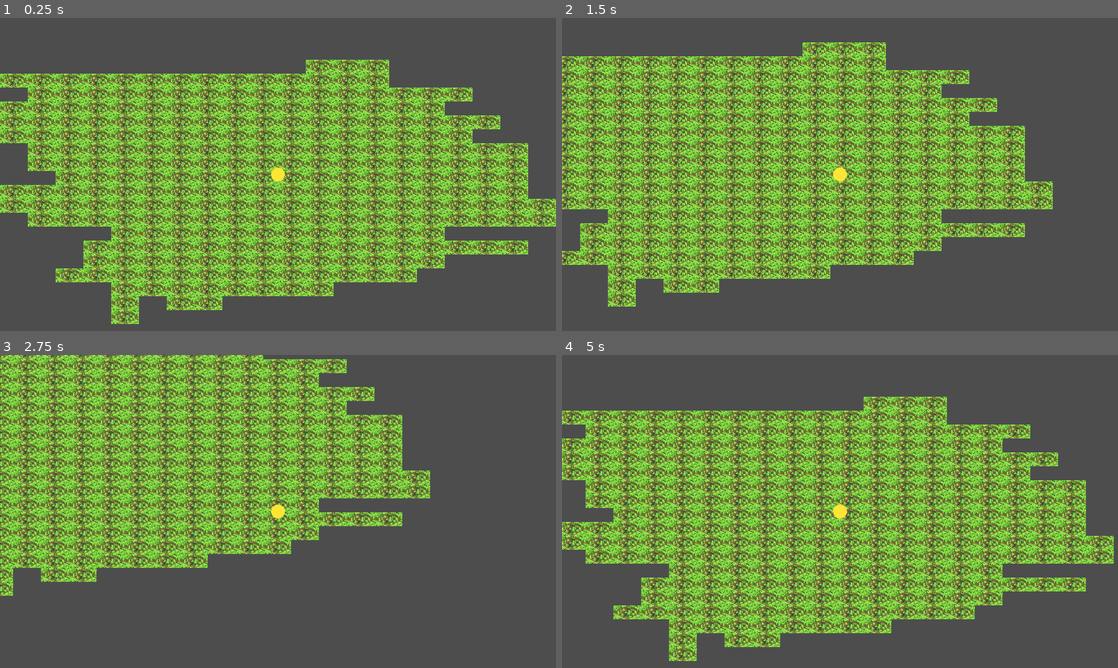
Above: before the commit, frames 1-4 (two rows, left to right).
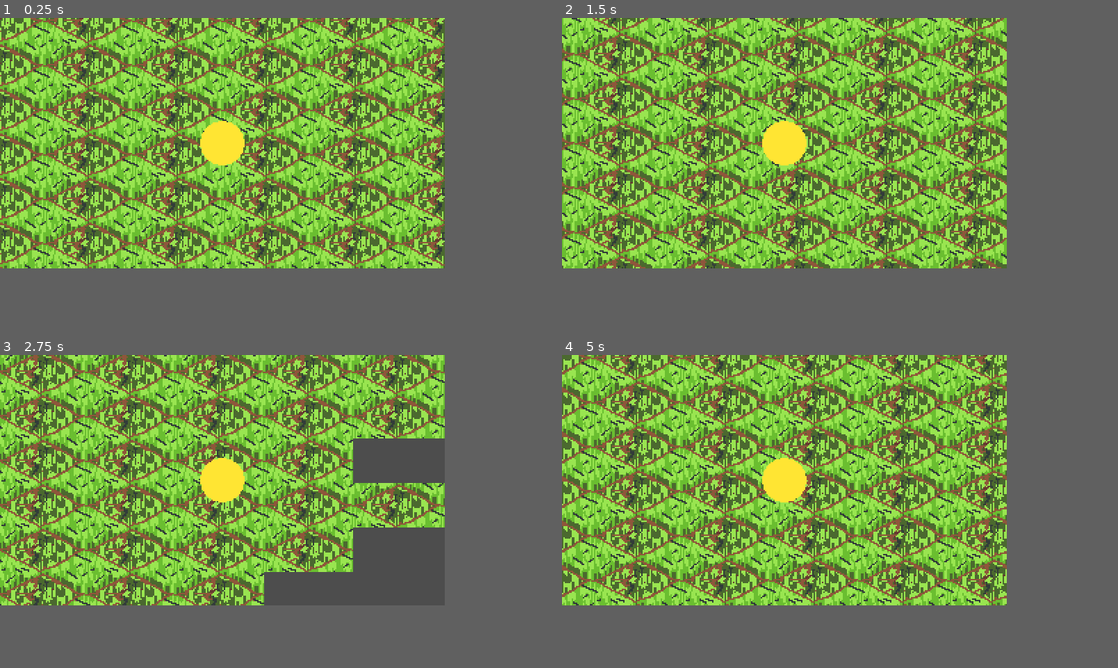
Above: after the commit, the same moments.

Repository: LeftTenant/CreamBun
Game: Godot game, scene res://world/world.tscn
The game is run twice, just before and just after one commit, with the same random seed, the same clock (stepped at 60 frames per second) and the same inputs.
Inputs:
- Up to frame 1 (0.25 s): no input
- Up to frame 2 (1.5 s): tap Enter at 0.5 s; hold D (move_right) 0.53-1.28 s; hold S (move_down) from 1.28 s (still down)
- Up to frame 3 (2.75 s): release S (move_down) at 2.03 s; hold D (move_right) from 2.03 s (still down)
- Up to frame 4 (5 s): release D (move_right) at 2.78 s; hold W (move_up) 2.78-3.53 s; hold A (move_left) from 3.53 s (still down)
In our replay, the window is 800x450 before the commit and 640x360 after it. These sizes can differ from the game's own. Grey fills any space a smaller window leaves; there, only what the larger window draws over its background counts as a difference.

The runs differ from the first frame. In frame 1, 66% of the frame differs, in the area x 0-100%, y 0-98%; in frame 2, 57%; in frame 3, 49%; in frame 4, 66%.

Commit message:
Configure pixel-perfect viewport scaling for crisp art on high-DPI displays.
Set internal viewport to 320x180 with the window at 1280x720 (4x scale).
Stretch mode "viewport" scales the frame up to fill the window, and
nearest-neighbor texture filtering keeps pixels sharp at any scale,
including 12x on a 4K monitor.

Co-Authored-By: Claude Opus 4.6 <noreply@anthropic.com>

Diff:
--- a/project.godot
+++ b/project.godot
@@ -22,8 +22,12 @@
 
 [display]
 
-window/size/viewport_width=1280
-window/size/viewport_height=720
+window/size/viewport_width=320
+window/size/viewport_height=180
+window/size/window_width_override=1280
+window/size/window_height_override=720
+window/stretch/mode="viewport"
+window/stretch/aspect="keep"
 
 [input]
 
@@ -72,3 +76,4 @@
 [rendering]
 
 renderer/rendering_method="mobile"
+textures/canvas_textures/default_texture_filter=0
